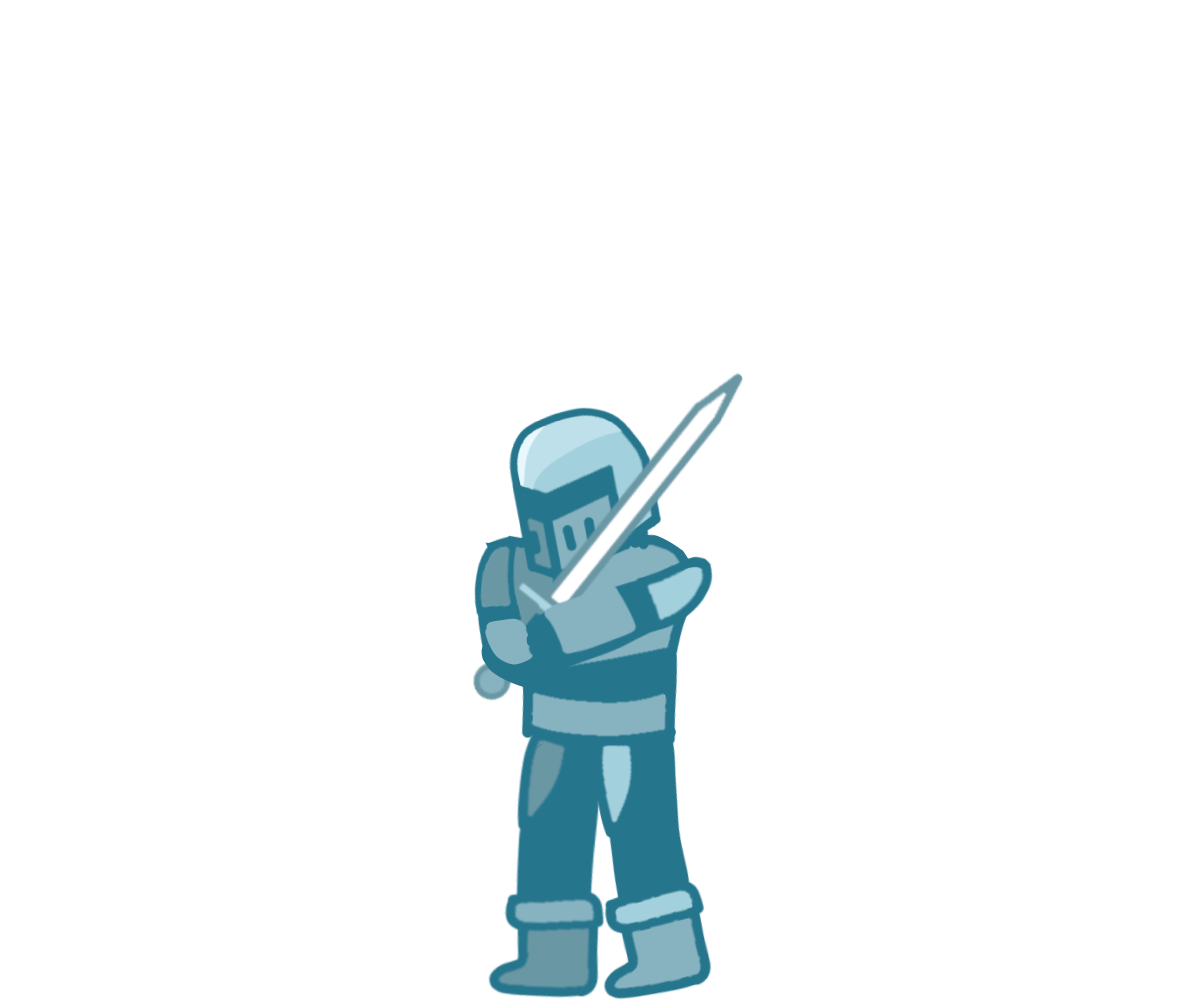
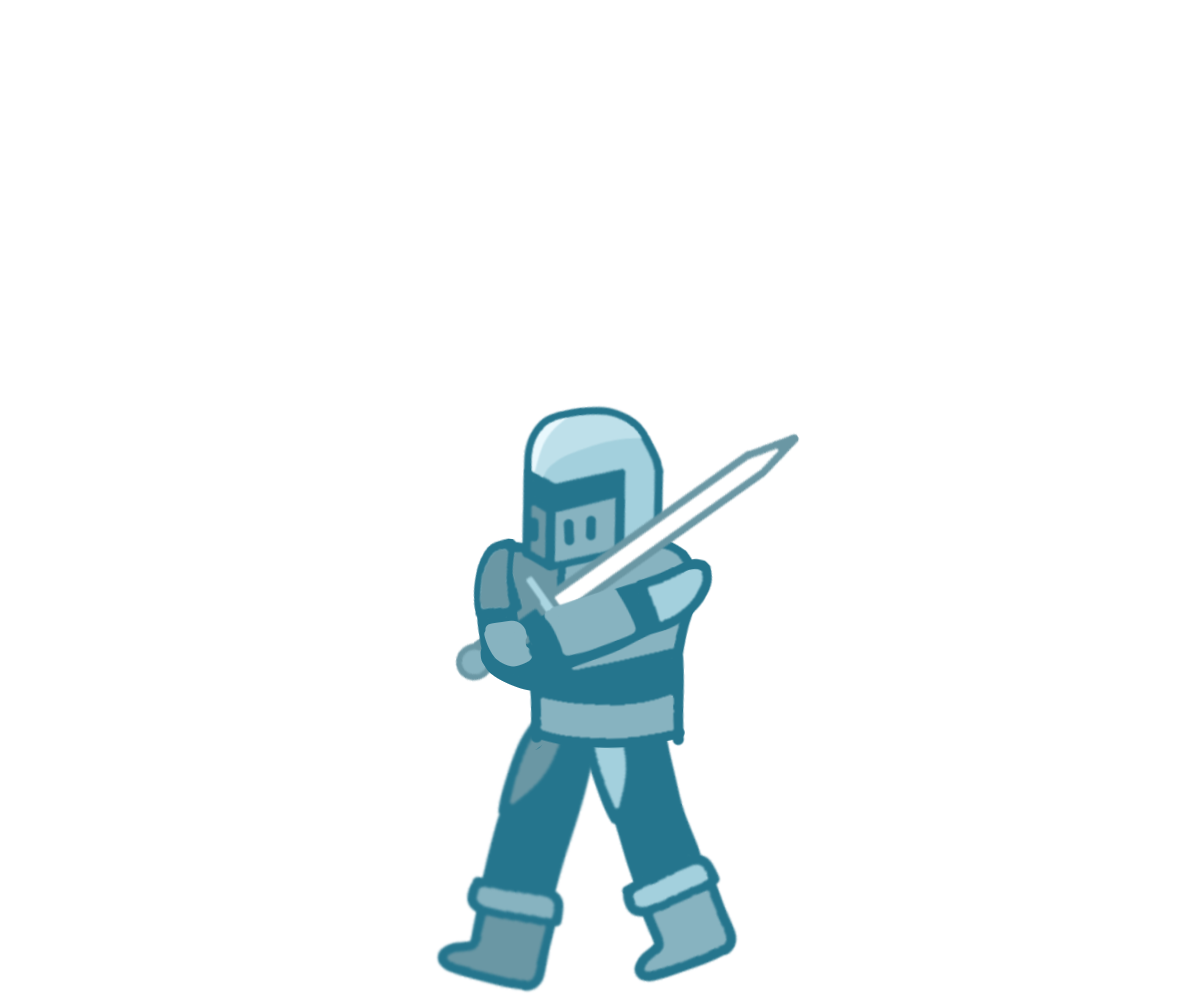
Before/after of a 1200 x 1000 layered artwork. What changed in the layer stack:
painted on "Head Merged" over [473, 396, 704, 640]
painted on "Torso" over [509, 447, 512, 484]
painted on "RightLeg Merged" over [448, 640, 739, 1000]